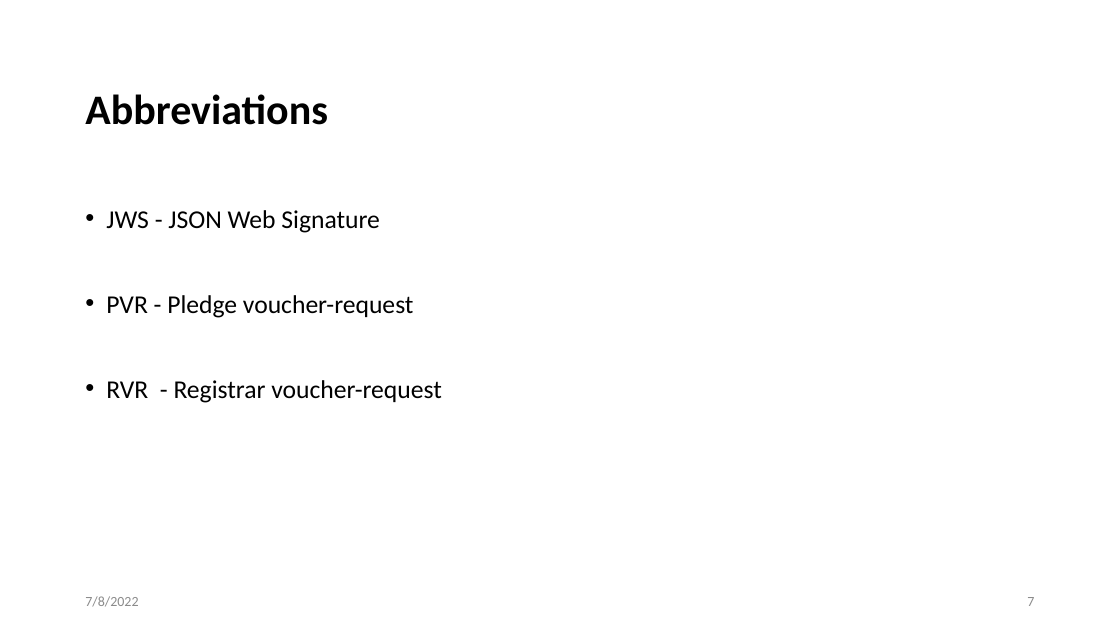
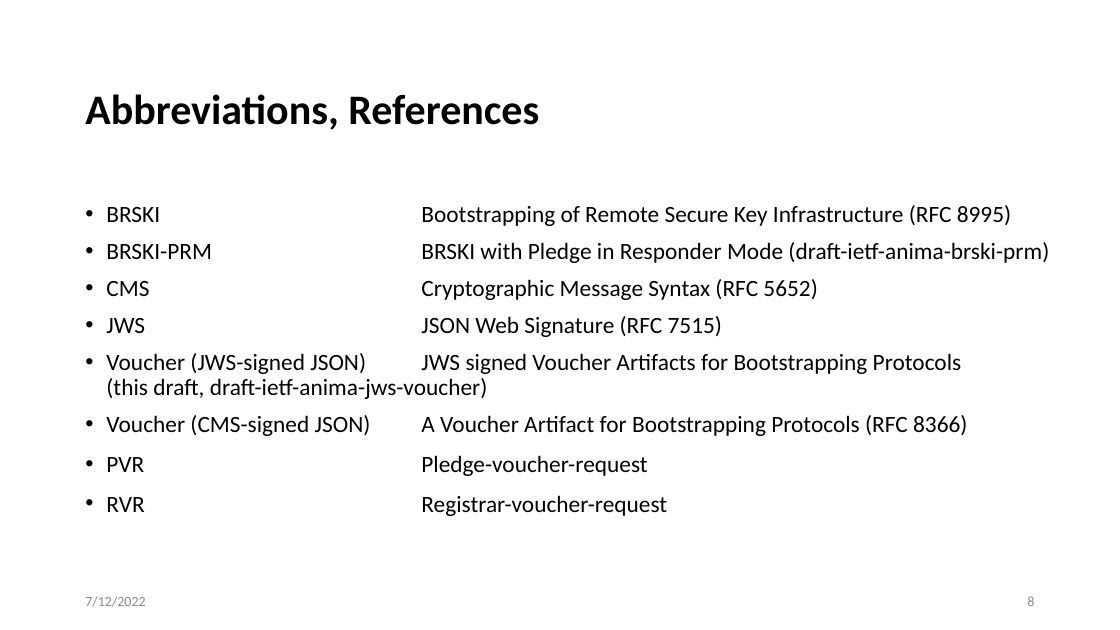
Before and after one commit to anima-wg/anima-jws-voucher, a slide deck: slide 8 of presentations/ietf114-anima-jws-voucher.pptx (slide 7 before the commit). Drawn at 1120x630 pixels with LibreOffice and Linux fonts; fonts in the diff are those of the drawing. Boxes give left, top, right and bottom in pixels: in the first picture for what was removed or moved away, otherwise in the second. Text is boxed around its words. In the diff, an @@ line names an element or a change of style, - is before the commit and + after.

Commit message:
added: "Q&A", updates on "Next Steps" and "Abbreviations, References" slides

```diff
--- a/presentations/ietf114-anima-jws-voucher.pptx
+++ b/presentations/ietf114-anima-jws-voucher.pptx
@@ title at (85, 94, 539, 130): text changed @@
-Abbreviations
+Abbreviations, References
@@ text at (106, 205, 1049, 476): text changed; size 22 to 20 pt @@
-• JWS - JSON Web Signature
-• PVR - Pledge voucher-request
-• RVR - Registrar voucher-request
+• BRSKI Bootstrapping of Remote Secure Key Infrastructure (RFC 8995)
+• BRSKI-PRM BRSKI with Pledge in Responder Mode (draft-ietf-anima-brski-prm)
+• CMS Cryptographic Message Syntax (RFC 5652)
+• JWS JSON Web Signature (RFC 7515)
+• Voucher (JWS-signed JSON) JWS signed Voucher Artifacts for Bootstrapping Protocols (this draft, draft-ietf-anima-jws-voucher)
+• Voucher (CMS-signed JSON) A Voucher Artifact for Bootstrapping Protocols (RFC 8366)
+• PVR Pledge-voucher-request
+• RVR Registrar-voucher-request
@@ text at (85, 596, 145, 607): text changed @@
-7/8/2022
+7/12/2022
@@ page number at (1027, 596, 1034, 606): text changed @@
-7
+8
```
Also in this commit, not shown: 6 other slides changed, 1 slide added.
